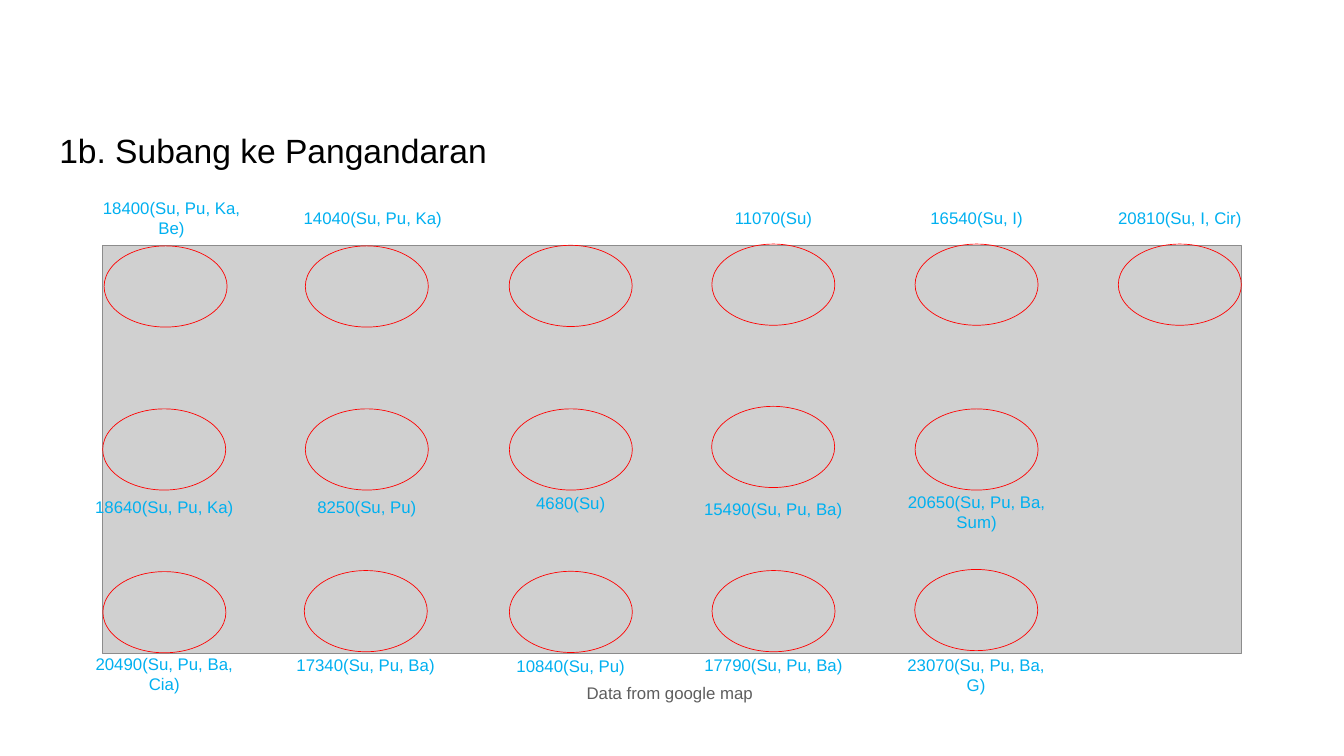
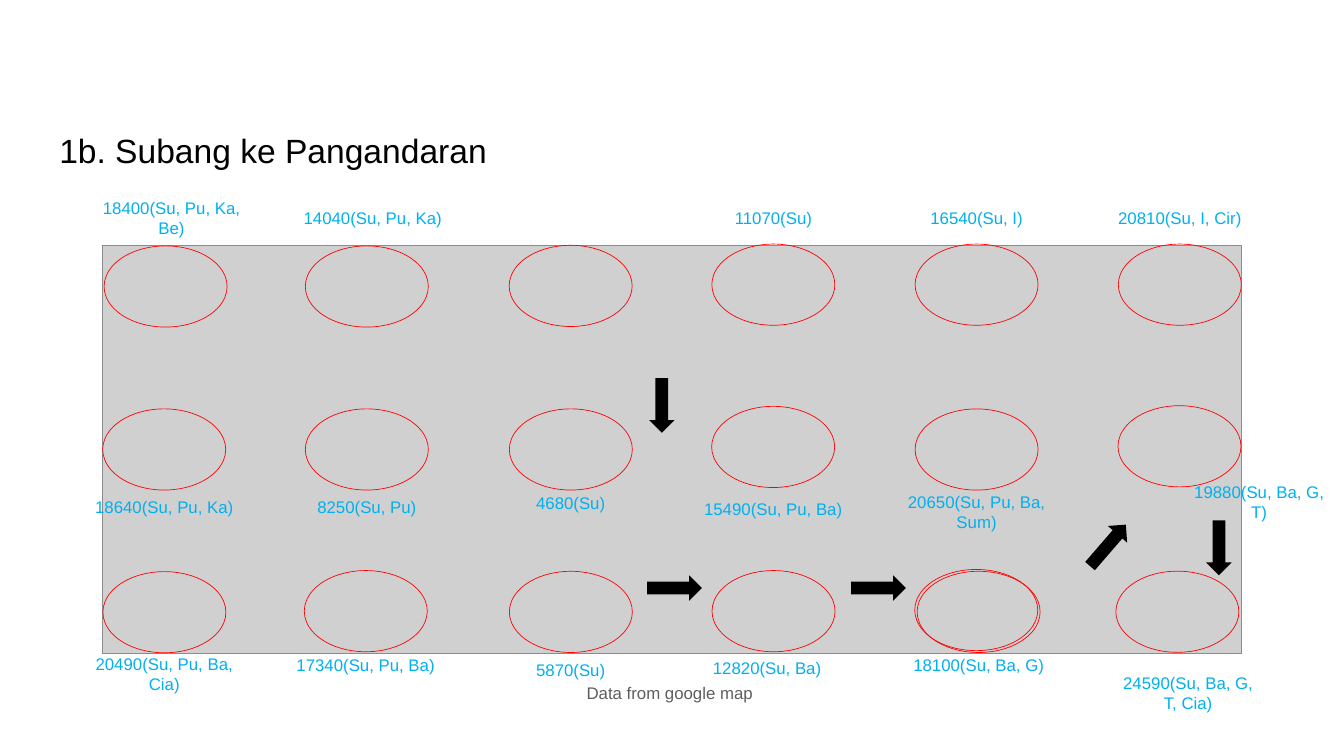
Before and after one commit to DentAlpha/Latihan-6-EL2208-PMC, a slide deck: slide 37 of Latihan 6.pptx (slide 32 before the commit). Drawn at 1344x756 pixels with LibreOffice and Linux fonts; fonts in the diff are those of the drawing; grey boxes stand for pictures. Boxes give left, top, right and bottom in pixels: in the first picture for what was removed or moved away, otherwise in the second. Text is boxed around its words. In the diff, an @@ line names an element or a change of style, - is before the commit and + after.

```diff
--- a/Latihan 6.pptx
+++ b/Latihan 6.pptx
@@ down arrow added at [649, 378, 675, 433], fill #000000 @@
@@ ellipse added at [1118, 406, 1241, 487], outline #FF0000 1 pt @@
@@ text added at [1194, 484, 1324, 522], 24 pt, text #00B0F0 @@
+19880(Su, Ba, G, T)
@@ down arrow added at [1080, 516, 1136, 575], fill #000000 @@
@@ down arrow added at [1206, 521, 1232, 575], fill #000000 @@
@@ down arrow added at [647, 575, 702, 601], fill #000000 @@
@@ down arrow added at [851, 575, 906, 601], fill #000000 @@
@@ ellipse added at [917, 571, 1040, 653], outline #FF0000 1 pt @@
@@ ellipse added at [1116, 571, 1239, 652], outline #FF0000 1 pt @@
@@ text at [913, 658, 1044, 675]: text changed @@
-23070(Su, Pu, Ba, G)
+18100(Su, Ba, G)
@@ text at [536, 663, 605, 680]: text changed @@
-10840(Su, Pu)
+5870(Su)
@@ text at [713, 661, 821, 678]: text changed @@
-17790(Su, Pu, Ba)
+12820(Su, Ba)
@@ text added at [1123, 676, 1253, 713], 24 pt, text #00B0F0 @@
+24590(Su, Ba, G, T, Cia)
```
Also in this commit, not shown: 26 other slides changed, 3 slides added.
